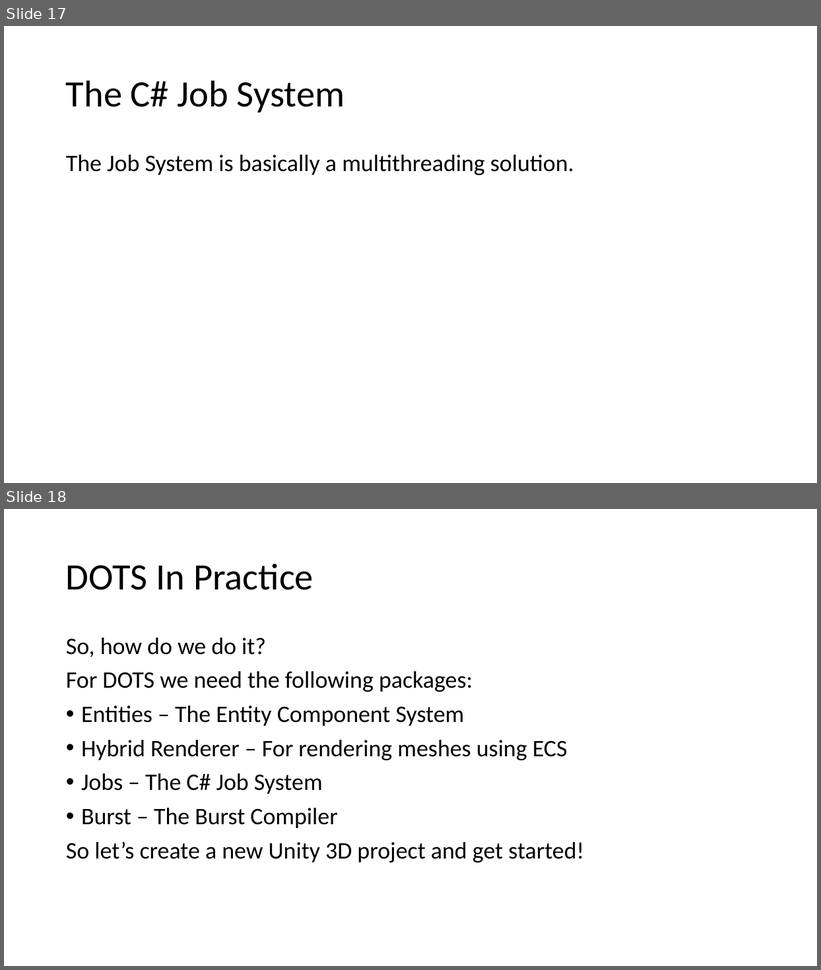
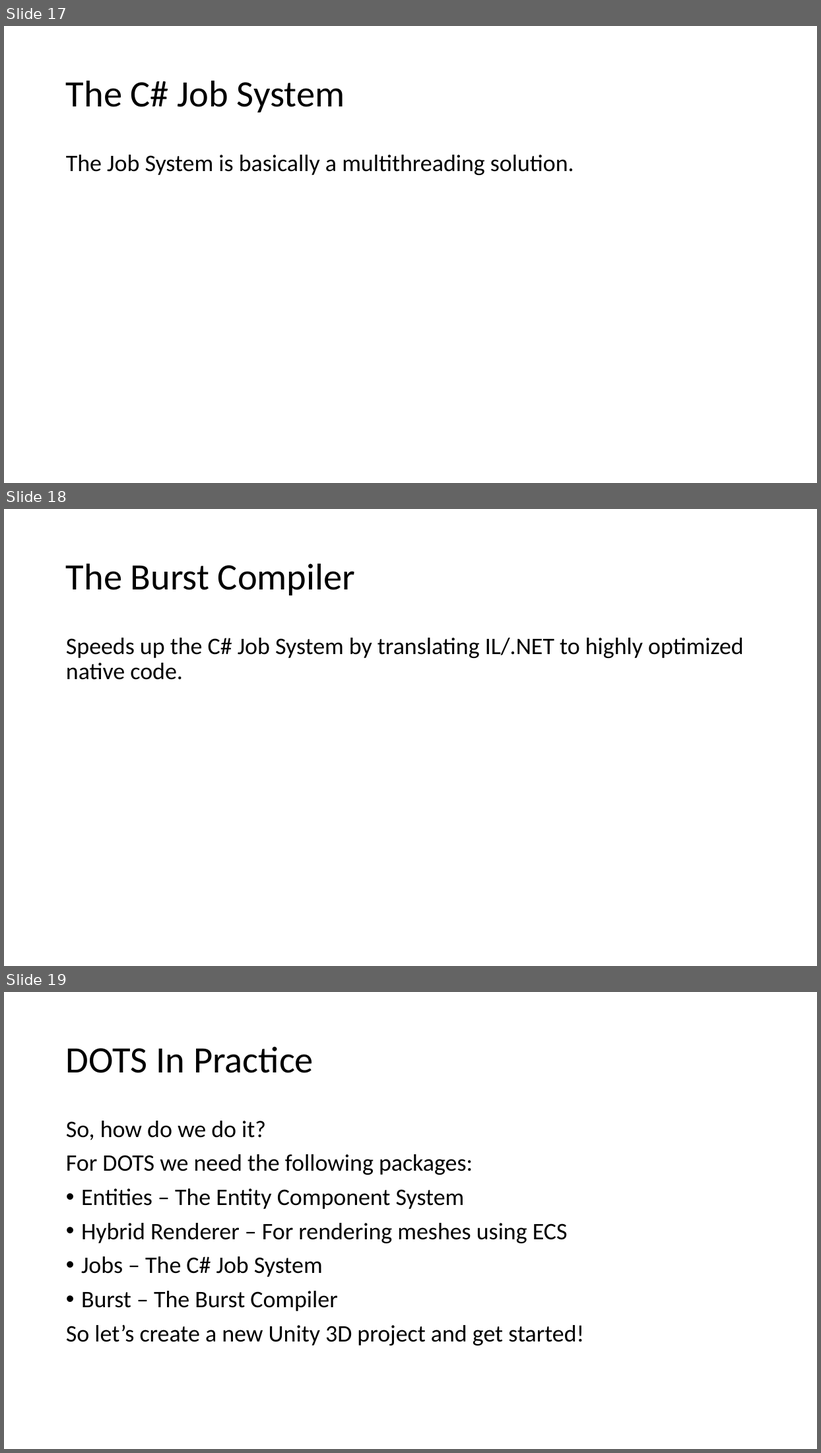
Before and after one commit to ElishaAz/Introduction-to-Unity-DOTS, a slide deck: Unity DOTS.pptx. Shown one above the other, each under a label of ours: slides 17 and 18 before the commit, slides 17, 18 and 19 after it. The pictures are 821x970 and 821x1453 pixels, drawn with LibreOffice and Linux fonts; fonts in the diff are those of the drawing. Boxes give left, top, right and bottom in pixels: in the first picture for what was removed or moved away, otherwise in the second. Text is boxed around its words. In the diff, an @@ line names an element or a change of style, - is before the commit and + after.

```diff
--- a/Unity DOTS.pptx
+++ b/Unity DOTS.pptx
@@ slide 18 added at (4, 509, 817, 966), background #FFFFFF @@
@@ title added at (66, 563, 355, 595), 44 pt, text #000000 @@
+The Burst Compiler
@@ text added at (66, 638, 744, 680), 28 pt, text #000000 @@
+Speeds up the C# Job System by translating IL/.NET to highly optimized native code.
@@ what was slide 18 is now slide 19 @@
```
Also in this commit, not shown: 2 slides changed, 2 other files.
